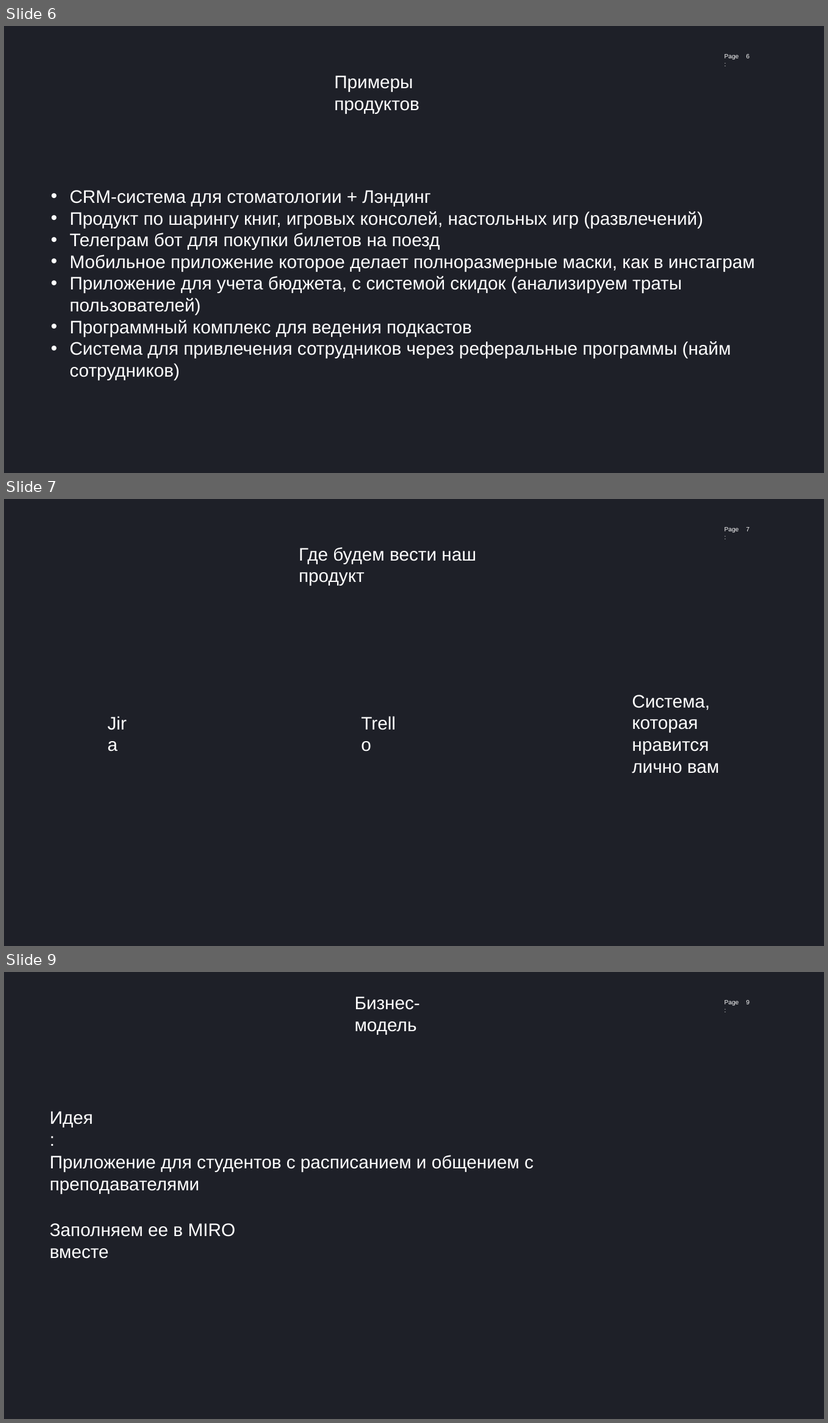
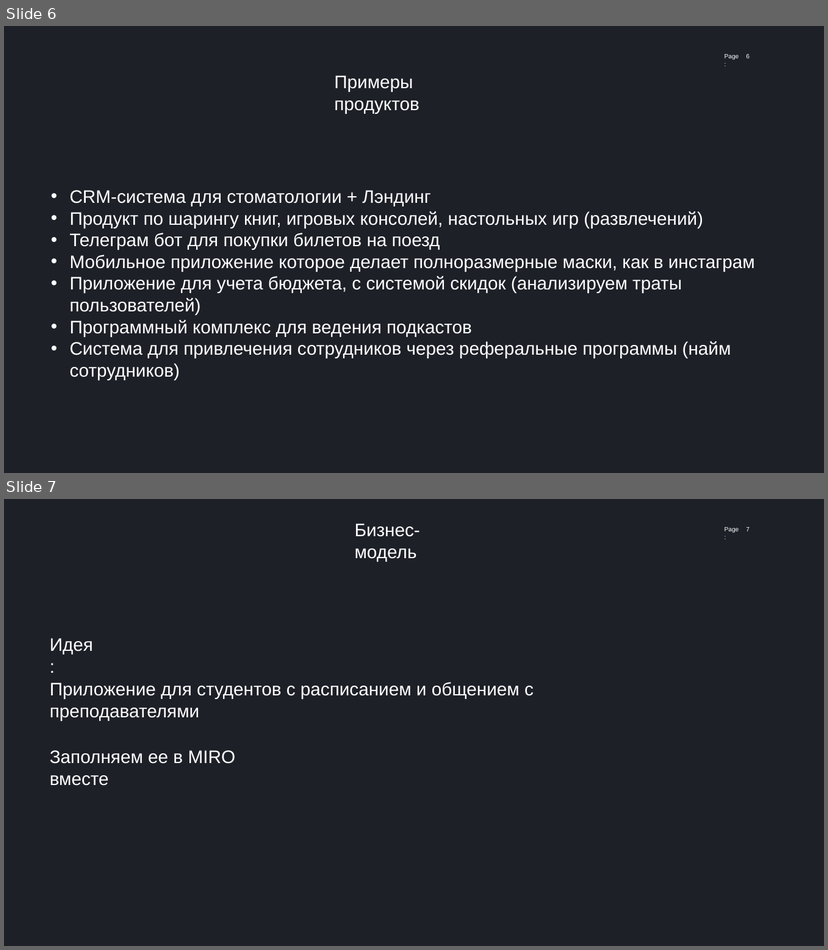
Before and after one commit to abat-voix/project-workshop, a slide deck: docs/мой_семинар/1. Выбираем продукт и строим бизнес-модель.pptx. Shown one above the other, each under a label of ours: slides 6, 7 and 9 before the commit, slides 6 and 7 after it; the slides between them are not shown. The pictures are 828x1423 and 828x950 pixels, drawn with LibreOffice and Linux fonts; fonts in the diff are those of the drawing. Boxes give left, top, right and bottom in pixels: in the first picture for what was removed or moved away, otherwise in the second. Text is boxed around its words. In the diff, an @@ line names an element or a change of style, - is before the commit and + after.

```diff
--- a/docs/мой_семинар/1. Выбираем продукт и строим бизнес-модель.pptx
+++ b/docs/мой_семинар/1. Выбираем продукт и строим бизнес-модель.pptx
@@ slide 7 removed at bbox=[4, 499, 824, 946], background #1E2028; not listed: 1 template element that a slide beside it also shows @@
@@ page number removed at bbox=[746, 527, 749, 531] @@
-7
@@ text removed at bbox=[299, 547, 476, 586] @@
-Где будем вести наш продукт
@@ text removed at bbox=[632, 695, 719, 773] @@
-Система, которая нравится лично вам
@@ text removed at bbox=[108, 712, 133, 734] @@
-Jira
@@ text removed at bbox=[361, 712, 404, 734] @@
-Trello
@@ what was slide 9 is now slide 7 @@
@@ page number at bbox=[746, 527, 749, 531]: text changed @@
-9
+7
```
Also in this commit, not shown: 2 slides changed, 3 other files.
